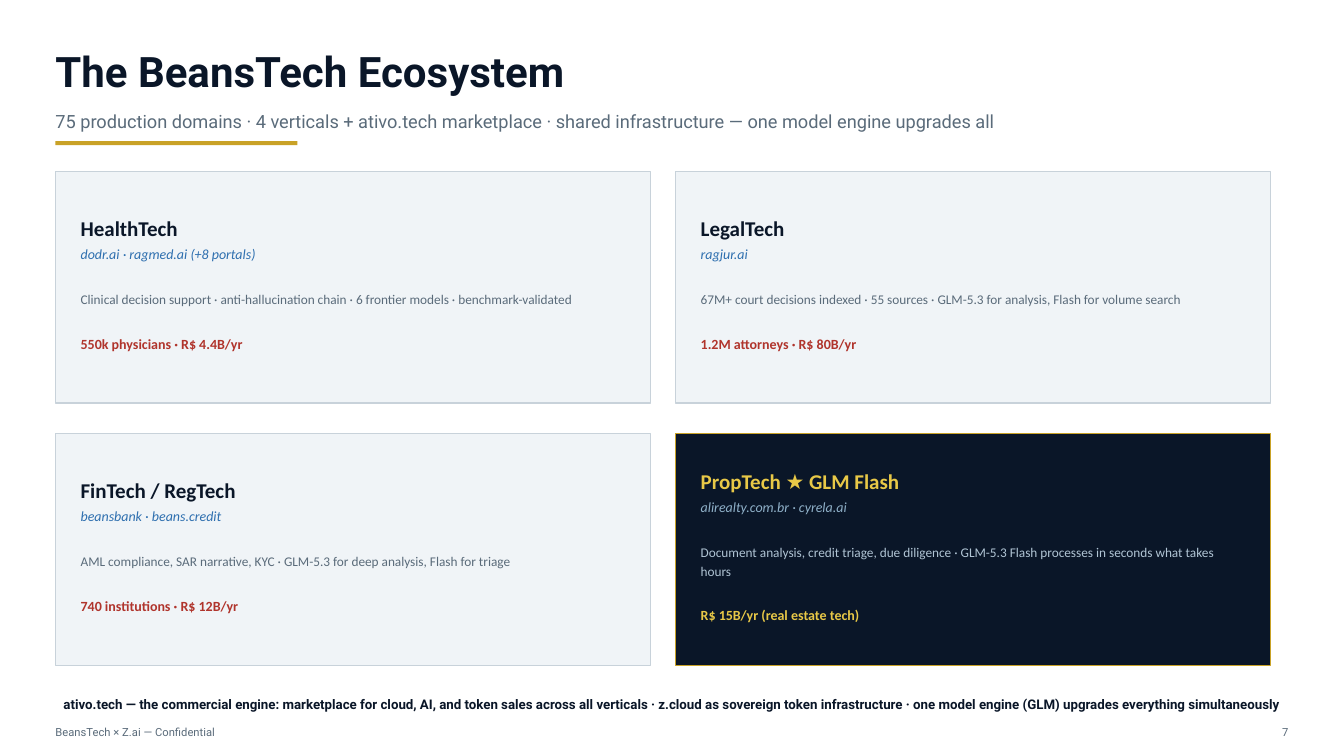
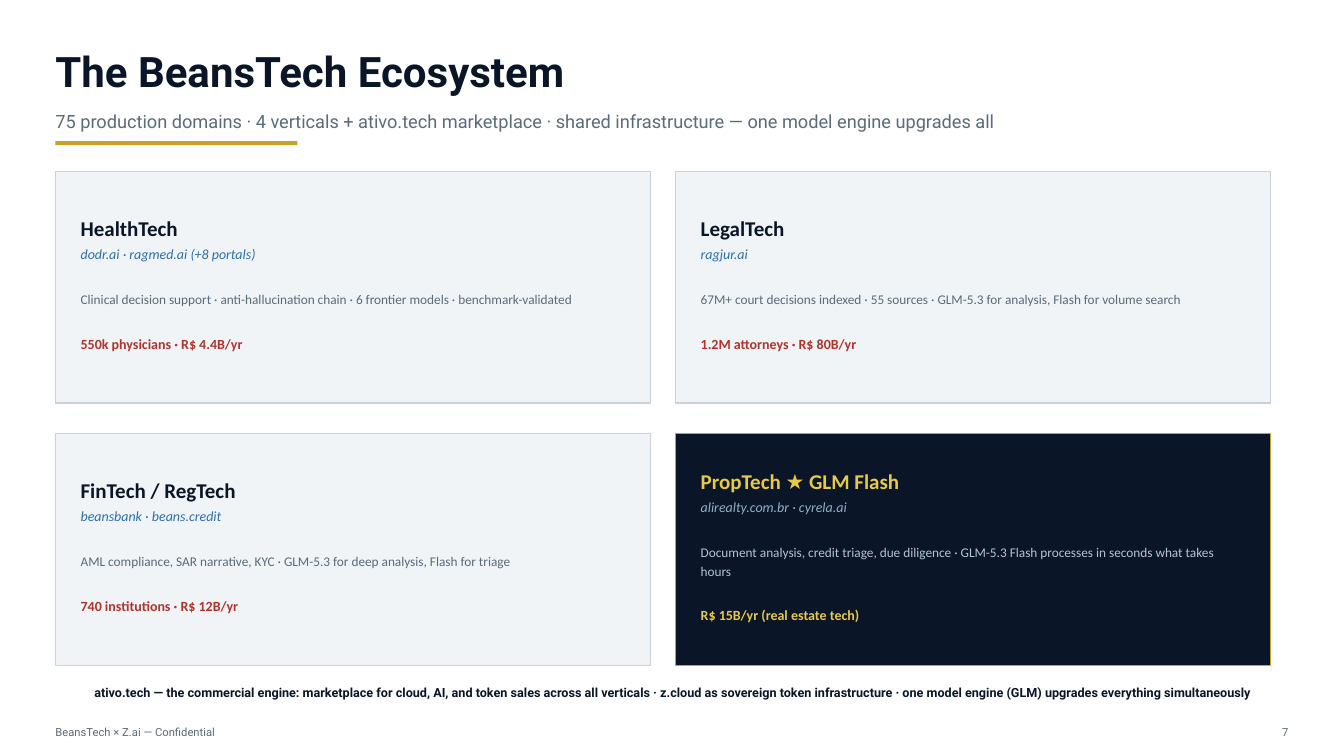
Before and after one commit to beanstechhub/healthtech-infra, a slide deck: slide 7 of apresentacoes/ZCloud-Zai-Parceria-EN.pptx. Drawn at 1344x756 pixels with LibreOffice and Linux fonts; fonts in the diff are those of the drawing. Boxes give left, top, right and bottom in pixels: in the first picture for what was removed or moved away, otherwise in the second. Text is boxed around its words. In the diff, an @@ line names an element or a change of style, - is before the commit and + after.

Commit message:
Fix slide 7 footer overlap

```diff
--- a/apresentacoes/ZCloud-Zai-Parceria-EN.pptx
+++ b/apresentacoes/ZCloud-Zai-Parceria-EN.pptx
@@ text "ativo.tech — the commercial engine: ...": place and size @@
-text "ativo.tech — the commercial engine: ..." at bbox=[63, 698, 1279, 712]
+text "ativo.tech — the commercial engine: ..." at bbox=[94, 687, 1250, 700]
@@ text "ativo.tech — the commercial engine: ..." at bbox=[94, 687, 1250, 700]: size 9.5 to 9 pt @@
```
Also in this commit, not shown: 1 other file.
